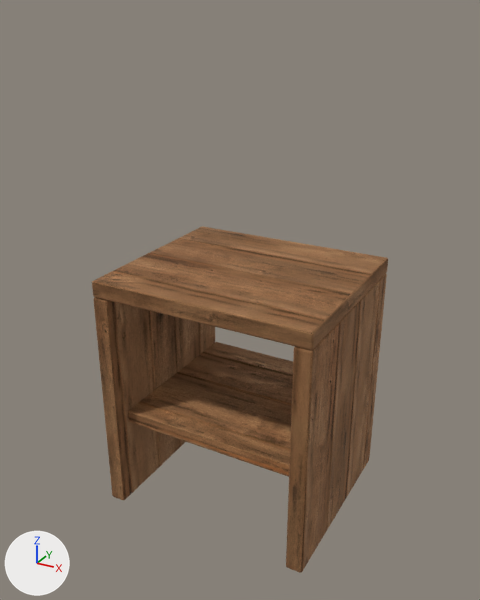
Two versions of the glTF model models/nightstand-lundby.glb, one commit apart.
Before and after are seen from a 50 mm camera at (0.513, -0.956, 0.866) aimed at (-0.005, -0.014, 0.395). The axes (+X, +Y, +Z) are drawn at lower left. The lights are the same throughout. The older version comes first. Where no turn or scale is listed for an object, it has been applied to the vertices. Vertices at exactly the same position are counted once.
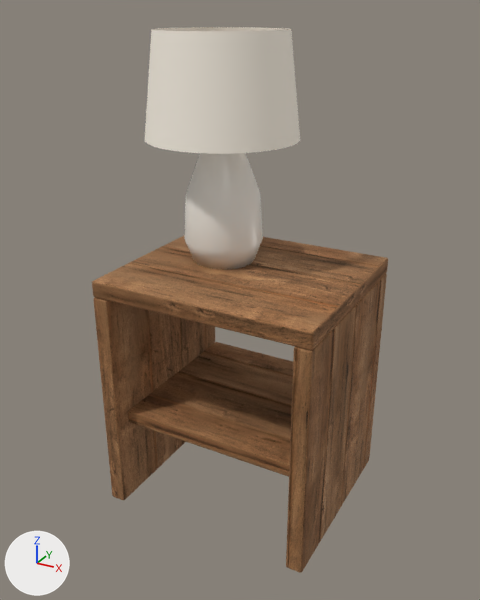
Location of each change, [x1, y1, x2, y2] in pixels of the pictures (480 x 600 px):
'decor.001', added: after [145, 27, 300, 154]
'decor', added: after [184, 153, 263, 269]
part 1 of me_mesh_0, surface changed: before [92, 227, 388, 573]; after [92, 236, 388, 573]

The change, as a list of edits to the scene's bpy script:
```text
Add mat_lamp_shade:
    mat_lamp_shade = principled_material('lamp shade')
    mat_lamp_shade.base_color = (0.896, 0.847, 0.761)  # white #f3ede2
    mat_lamp_shade.roughness = 0.95
    mat_lamp_shade.emission_color = (0.0423, 0.0296, 0.0144)  # brown #3a3020
    mat_lamp_shade.emission_strength = 1.0
Add mat_ceramic:
    mat_ceramic = principled_material('ceramic')
    mat_ceramic.base_color = (0.863, 0.815, 0.738)  # white #efe9df
    mat_ceramic.roughness = 0.35
Change me_mesh_0:
    where me_mesh_0.from_pydata(...)  # 604 vertices, 1200 faces; spans x -0.2..0.2, y -0.175..0.175, z -0.225..0.225
    used by ob_mesh_0; location = (0.0, 0.0, 0.225)
    me_mesh_0 part 1: texture (UV) coordinates of 1200 of 1200 faces, centred in x -0.2..0.2, y -0.175..0.175, z -0.225..0.225, changed; they spanned u 0.14..8.9, v -7.62..-0.88 and now span u 1.84..9.39, v -7.54..-0.12
Add me_mesh_2:
    me_mesh_2.from_pydata(...)  # 80 vertices, 80 faces; spans x -0.13..0.13, y -0.13..0.13, z -0.085..0.085
    me_mesh_2.materials.append(mat_lamp_shade)  # white #f3ede2
Add me_mesh_1:
    me_mesh_1.from_pydata(...)  # 194 vertices, 384 faces; spans x -0.07..0.07, y -0.07..0.07, z -0.125..0.125
    me_mesh_1.materials.append(mat_ceramic)  # white #efe9df
Add ob_decor_001:
    ob_decor_001 = bpy.data.objects.new('decor.001', me_mesh_2)
    ob_decor_001.location = (-0.06, 0.025, 0.75)
Add ob_decor:
    ob_decor = bpy.data.objects.new('decor', me_mesh_1)
    ob_decor.location = (-0.06, 0.025, 0.575)
```
